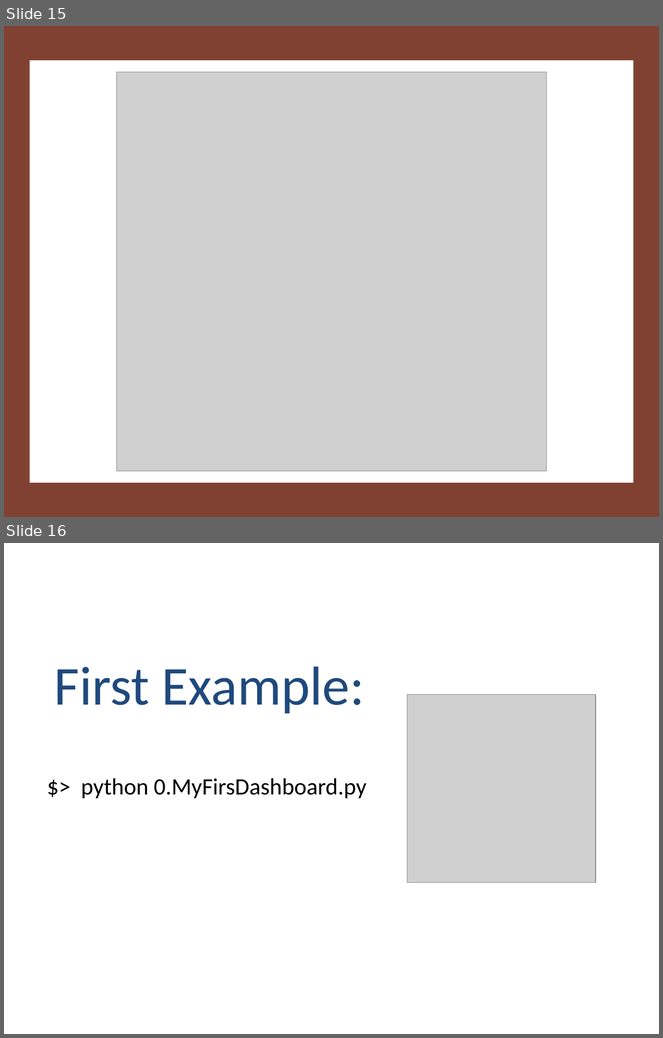
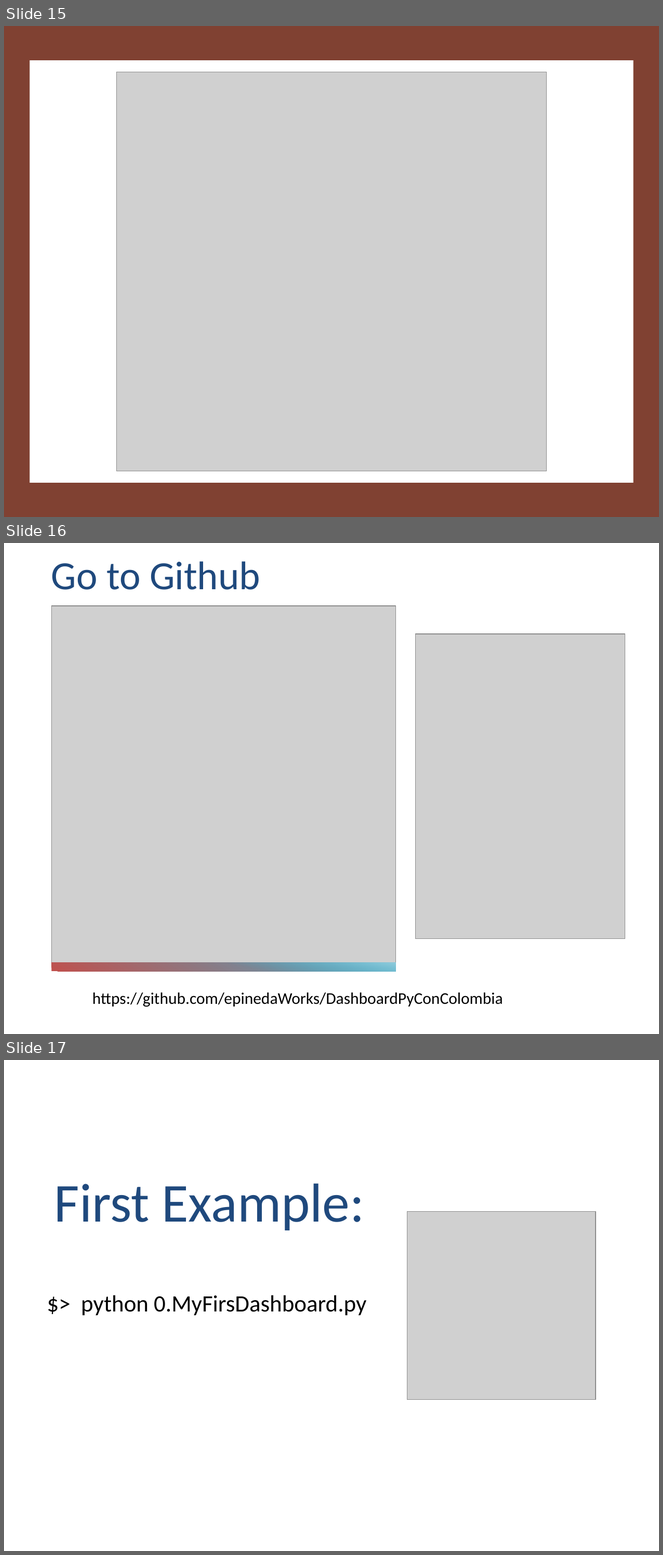
Before and after one commit to epinedaWorks/DashboardPyConColombia, a slide deck: Dash_Presentation.pptx. Shown one above the other, each under a label of ours: slides 15 and 16 before the commit, slides 15, 16 and 17 after it. The pictures are 663x1038 and 663x1555 pixels, drawn with LibreOffice and Linux fonts; fonts in the diff are those of the drawing; grey boxes stand for pictures. Boxes give left, top, right and bottom in pixels: in the first picture for what was removed or moved away, otherwise in the second. Text is boxed around its words. In the diff, an @@ line names an element or a change of style, - is before the commit and + after.

```diff
--- a/Dash_Presentation.pptx
+++ b/Dash_Presentation.pptx
@@ slide 16 added at bbox=[4, 543, 659, 1034], background #FFFFFF @@
@@ text added at bbox=[51, 561, 260, 590], 44 pt, text #1F497D @@
+Go to Github
@@ picture added at bbox=[52, 606, 397, 967] @@
@@ picture added at bbox=[415, 634, 625, 939] @@
@@ rectangle added at bbox=[51, 963, 396, 972], fill gradient #C0504D to #4BACC6 @@
@@ rectangle added at bbox=[229, 963, 396, 971], fill gradient #4BACC6 to #93CDDD @@
@@ text added at bbox=[92, 993, 503, 1007], 18 pt, text #000000 @@
+https://github.com/epinedaWorks/DashboardPyConColombia
@@ what was slide 16 is now slide 17 @@
```
Also in this commit, not shown: 3 other slides added.
